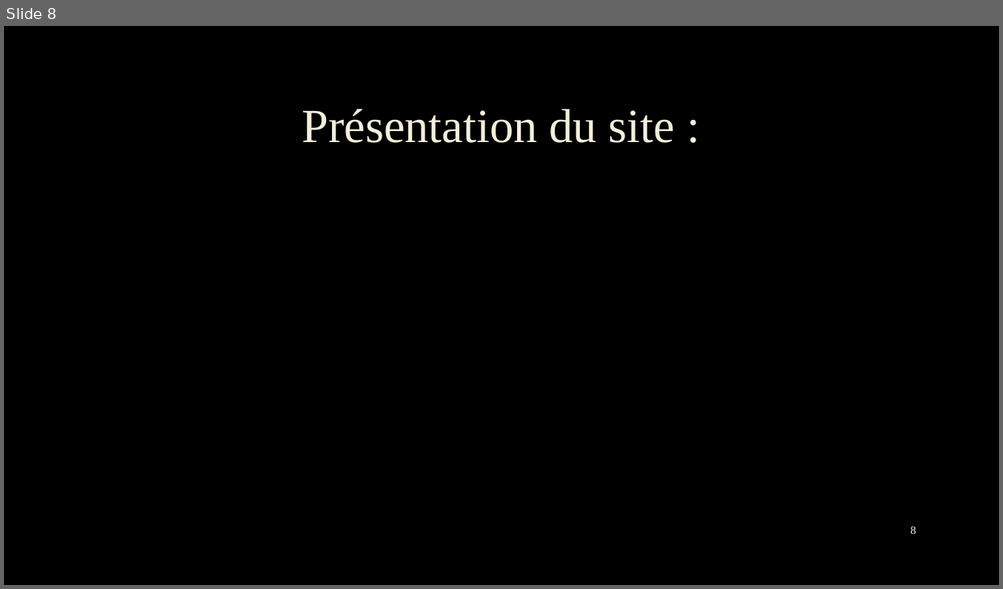
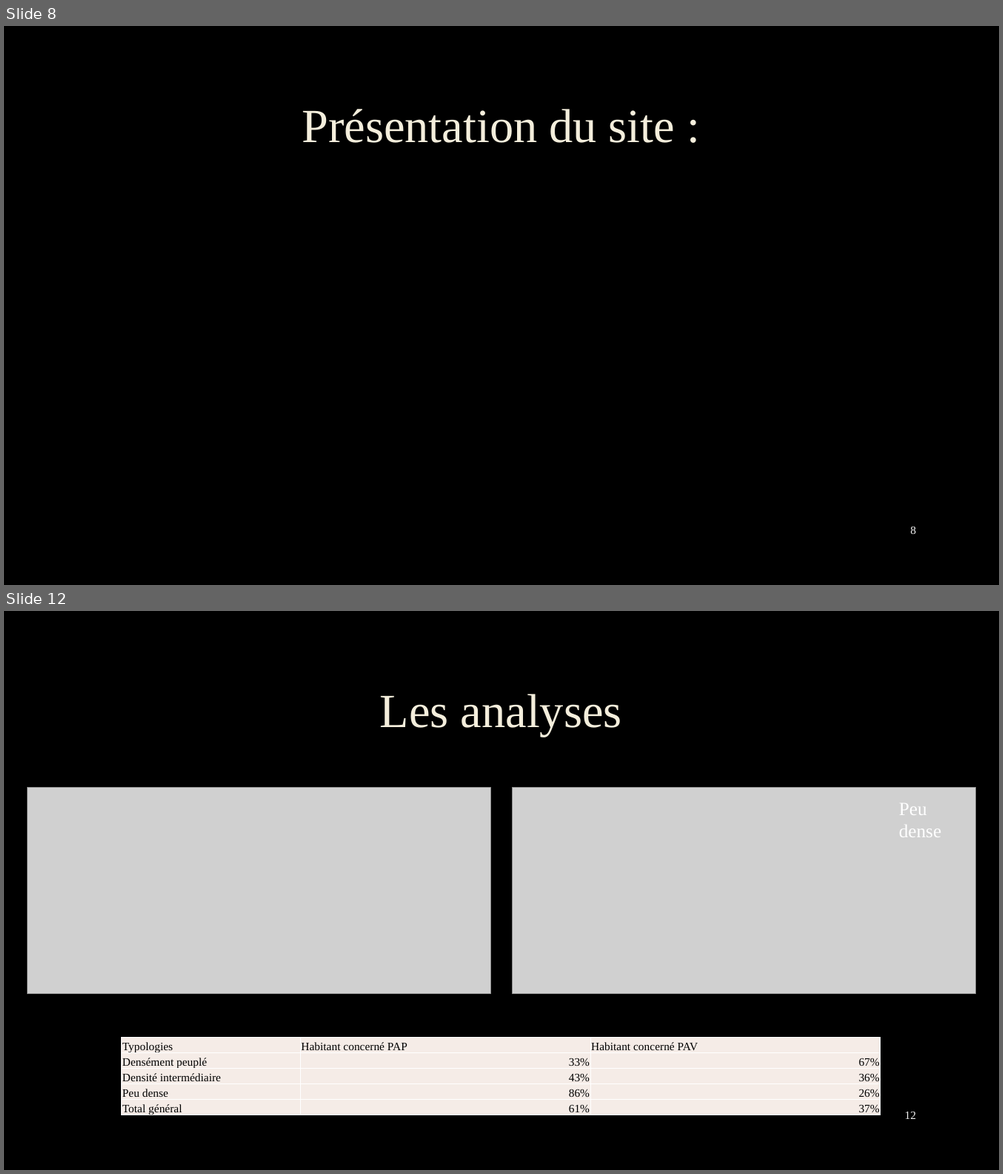
Before and after one commit to Grismonde/Maraton-du-web, a slide deck: Groupe 5.pptx. Shown one above the other, each under a label of ours: slide 8 before the commit, slides 8 and 12 after it; the slides between them are not shown. The pictures are 1003x589 and 1003x1174 pixels, drawn with LibreOffice and Linux fonts; fonts in the diff are those of the drawing; grey boxes stand for pictures; background and template pictures are left out. Boxes give left, top, right and bottom in pixels: in the first picture for what was removed or moved away, otherwise in the second. Text is boxed around its words. In the diff, an @@ line names an element or a change of style, - is before the commit and + after.

```diff
--- a/Groupe 5.pptx
+++ b/Groupe 5.pptx
@@ slide 12 added at (4,611,999,1170), background picture (left out) @@
@@ title added at (380,694,622,736), 46 pt, text #F4EEDC @@
+Les analyses
@@ picture added at (27,788,491,994) @@
@@ picture added at (512,788,976,994) @@
@@ text added at (899,803,941,837), 18 pt, text #FFFFFF @@
+Peu dense
@@ table added at (122,1038,882,1118), 5 rows, 3 columns @@
+Typologies | Habitant concerné PAP | Habitant concerné PAV
+Densément peuplé | 33% | 67%
+Densité intermédiaire | 43% | 36%
+Peu dense | 86% | 26%
+Total général | 61% | 37%
@@ page number added at (905,1111,916,1119), 11 pt, text #F2F2F2 @@
+12
```
Also in this commit, not shown: 6 slides changed, 7 other slides added, 2 slides removed.
